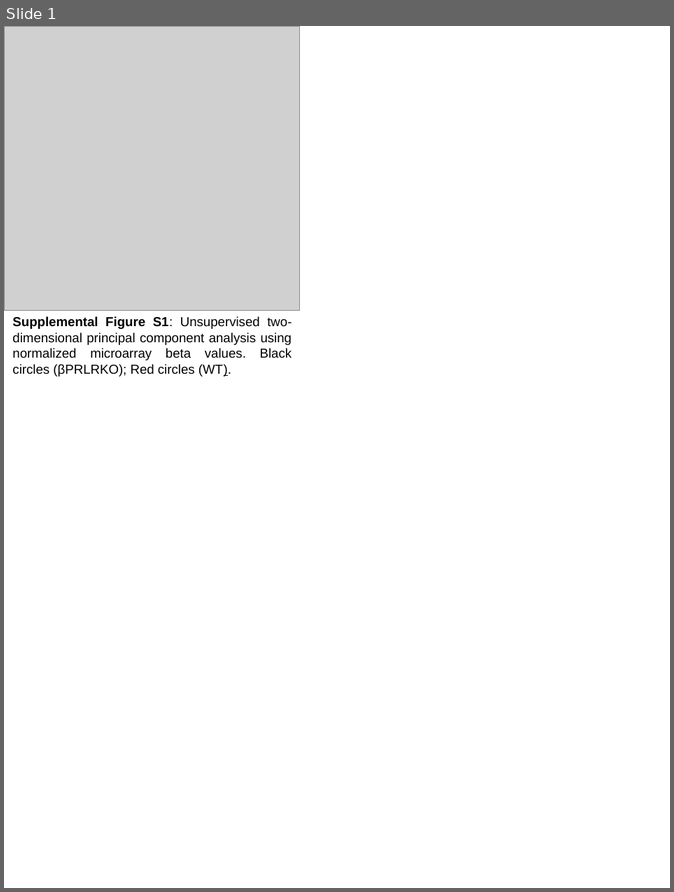
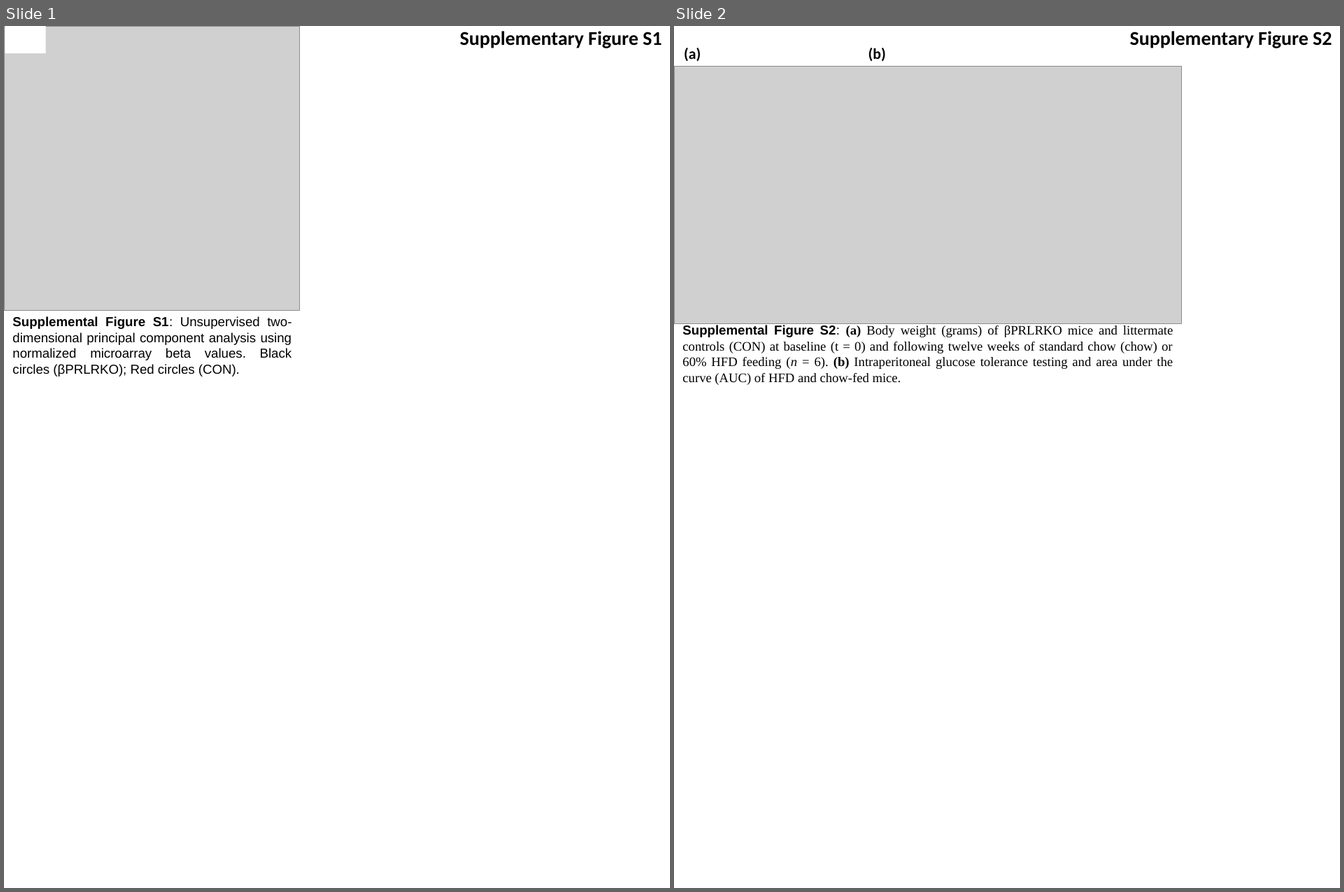
Before and after one commit to mepepin/Test, a slide deck: Supplemental Figures.pptx. Shown side by side, each under a label of ours: slide 1 before the commit, slides 1 and 2 after it. The pictures are 674x892 and 1344x892 pixels, drawn with LibreOffice and Linux fonts; fonts in the diff are those of the drawing; grey boxes stand for pictures. Boxes give left, top, right and bottom in pixels: in the first picture for what was removed or moved away, otherwise in the second. Text is boxed around its words. In the diff, an @@ line names an element or a change of style, - is before the commit and + after.

Commit message:
Updated Supplemental Figures

```diff
--- a/Supplemental Figures.pptx
+++ b/Supplemental Figures.pptx
@@ slide 2 added at box(674, 26, 1340, 888), background #FFFFFF @@
@@ text added at box(1130, 31, 1332, 48), 18 pt, text #000000, bold @@
+Supplementary Figure S2
@@ picture added at box(674, 66, 1182, 324) @@
@@ text added at box(684, 48, 701, 61), 14 pt, text #000000, bold @@
+(a)
@@ text added at box(869, 48, 886, 61), 14 pt, text #000000, bold @@
+(b)
@@ text added at box(682, 325, 1173, 385), 12 pt, text #000000 @@
+Supplemental Figure S2: (a) Body weight (grams) of βPRLRKO mice and littermate controls (CON) at baseline (t = 0) and following twelve weeks of standard chow (chow) or 60% HFD feeding (n = 6). (b) Intraperitoneal glucose tolerance testing and area under the curve (AUC) of HFD and chow-fed mice.
@@ slide 1 changed as well @@
@@ rectangle added at box(5, 26, 45, 53), fill #FFFFFF @@
@@ text added at box(460, 31, 662, 48), 18 pt, text #000000, bold @@
+Supplementary Figure S1
@@ text at box(12, 316, 292, 377): text changed @@
-Supplemental Figure S1: Unsupervised two-dimensional principal component analysis using normalized microarray beta values. Black circles (βPRLRKO); Red circles (WT).
+Supplemental Figure S1: Unsupervised two-dimensional principal component analysis using normalized microarray beta values. Black circles (βPRLRKO); Red circles (CON).
```
Also in this commit, not shown: 1 other slide changed, 1 other file.
